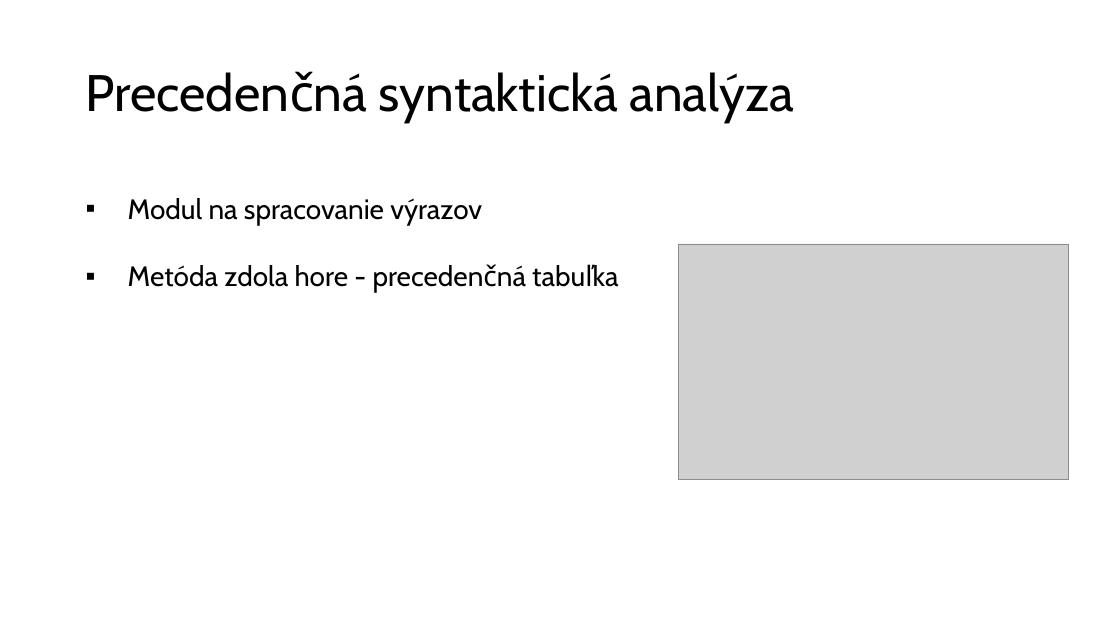
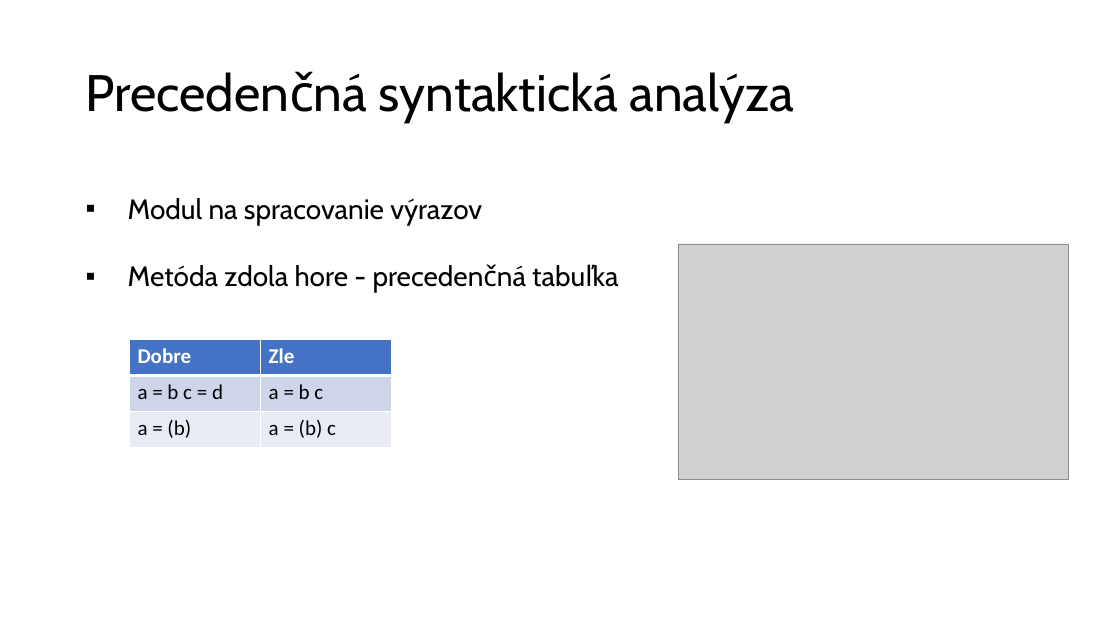
Before and after one commit to AndreiShchepa/BUT_COMPILER_2021, a slide deck: slide 5 of documentation/Presentation.pptx. Drawn at 1120x630 pixels with LibreOffice and Linux fonts; fonts in the diff are those of the drawing; grey boxes stand for pictures. Boxes give left, top, right and bottom in pixels: in the first picture for what was removed or moved away, otherwise in the second. Text is boxed around its words. In the diff, an @@ line names an element or a change of style, - is before the commit and + after.

Commit message:
fixed presentation

```diff
--- a/documentation/Presentation.pptx
+++ b/documentation/Presentation.pptx
@@ table added at <box>129,339,392,447</box>, 3 rows, 2 columns @@
+Dobre | Zle
+a = b c = d | a = b c
+a = (b) | a = (b) c
```
Also in this commit, not shown: 1 other slide changed, 4 other files.
